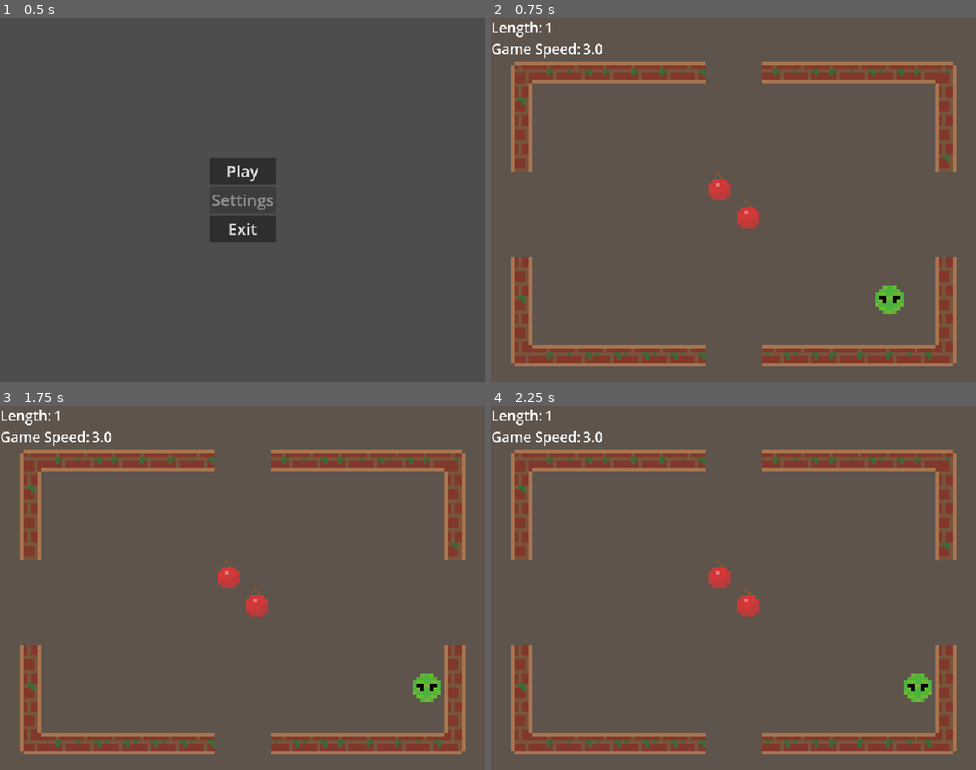
Above: before the commit, frames 1-4 (two rows, left to right).
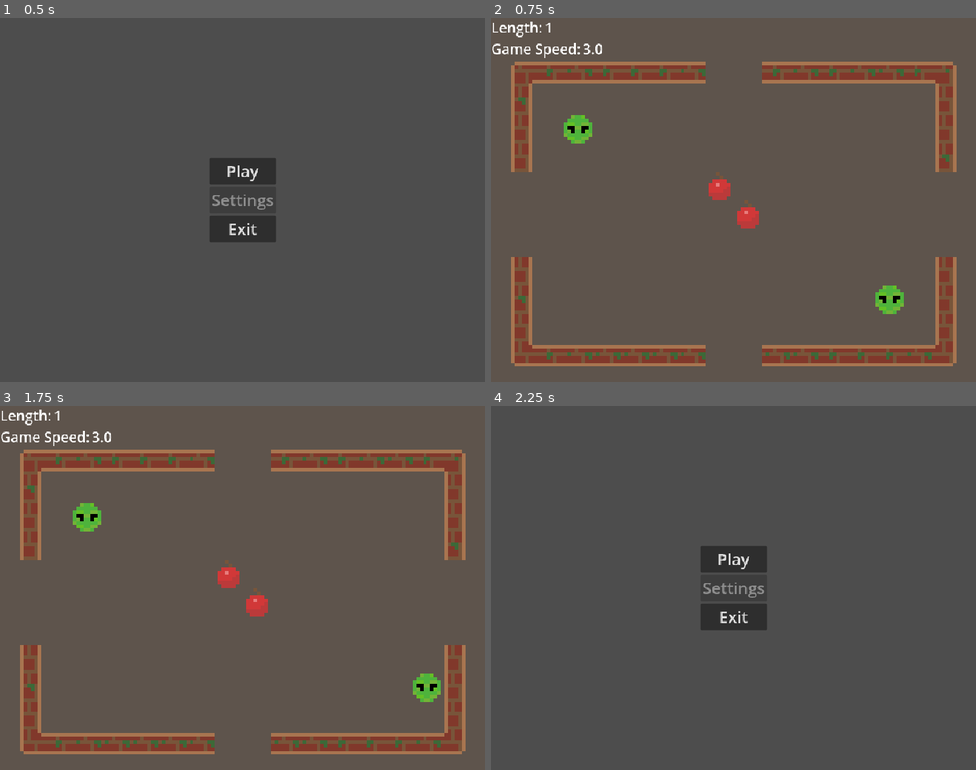
Above: after the commit, the same moments.

Repository: Dinozor/multi-snake
Game: Godot game, scene res://ui/main_menu.tscn
Same seed, same stepped clock (60 frames per second), same inputs: the game is played once before the commit and once after it.
Inputs (mouse positions are in pixels of both pictures, inside the frame that each line leads up to):
- Up to frame 1 (0.5 s): no input
- Up to frame 2 (0.75 s): click "Play" at 0.5 s
- Up to frame 3 (1.75 s): tap Enter (ui_accept) at 1.25, 1.35, 1.52 s; move the mouse to (349, 569) at 1.27 s; hold D (right) from 1.28 s (still down); click (349, 569) at 1.42 s
- Up to frame 4 (2.25 s): tap Enter (ui_accept) at 1.82 s; release D (right) at 2 s; click (689, 624) at 2 s, where only the run after the commit has a clickable "Main Menu"

Frame 1 is identical in both runs. In frame 2, 0.4% of the frame differs, in the area x 15-21%, y 26-35%; in frame 3, 0.4%; in frame 4, 18%, in the area x 0-96%, y 1-96%.

Commit message:
Full game loop and keyboar/controller support

Diff:
--- a/core/map.gd
+++ b/core/map.gd
@@ -10,7 +10,7 @@
 }
 
 @export var map_size: Vector2i = Vector2i.ZERO
-@export var _map: TileMapLayer
+@export var _map: SceneTileMapLayer
 @export var _snake_layer: TileMapLayer
 @export var source_id: int = 0
 @export var food_index: Vector2i
@@ -21,7 +21,6 @@
 
 func _ready() -> void:
 	assert(_map)
-	#food_spawn_timer.timeout.connect(_on_food_spawn_timer_timeout)
 	_map_size_center_r = map_size / 2
 
 
@@ -46,6 +45,25 @@
 	return null
 
 
+func _process(_delta: float) -> void:
+	if Input.is_mouse_button_pressed(MOUSE_BUTTON_LEFT):
+		pass
+	if Input.is_mouse_button_pressed(MOUSE_BUTTON_RIGHT):
+		delete_clicket_tile()
+
+
+func delete_clicket_tile():
+	var clicked_cell = _map.local_to_map(_map.get_local_mouse_position())
+	_map.set_cell(clicked_cell)
+
+
+func get_scene(pos: Vector2i) -> CoinObject:
+	var node := _map.get_cell_scene(pos)
+	if node is CoinObject:
+		return node
+	return null
+
+
 func add_object(obj: MapObject, pos: Vector2i) -> void:
 	_map.set_cell(pos, obj.tileset_index, obj.tile_coordinate)
 
@@ -65,38 +83,3 @@
 	var x := randi_range(-_map_size_center_r.x, _map_size_center_r.x)
 	var y := randi_range(-_map_size_center_r.y, _map_size_center_r.y)
 	return Vector2i(x, y)
-
-#func remove_food(pos: Vector2i) -> bool:
-	#if not is_food(pos):
-		#return false
-	#_map.set_cell(pos)
-	#return true
-
-
-#func add_food(pos: Vector2i) -> void:
-	#_map.set_cell(pos, source_id, food_index)
-
-
-#func is_wall(pos: Vector2i) -> bool:
-	#var data = _map.get_cell_tile_data(pos)
-	#if data:
-		#var map_object = data.get_custom_data(object_layer_name)
-		#return map_object is Wall
-	#return false
-
-
-#func is_food(pos: Vector2i) -> bool:
-	#var data = _map.get_cell_tile_data(pos)
-	#if data:
-		#var map_object = data.get_custom_data(object_layer_name)
-		#return map_object is Food
-	#return false
-
-
-#func spawn_random_food() -> void:
-	#var x := randi_range(-_map_size_center_r.x, _map_size_center_r.x)
-	#var y := randi_range(-_map_size_center_r.y, _map_size_center_r.y)
-	#add_food(Vector2i(x, y))
-
-#func _on_food_spawn_timer_timeout() -> void:
-	#spawn_random_food()
--- /dev/null
+++ b/core/objects/coin.gd
@@ -0,0 +1,31 @@
+class_name CoinObject
+extends Node2D
+
+#extends MapObject
+
+
+@export var size_increase: int = 1
+@export var remove_on_collide: bool = true
+
+
+func _ready() -> void:
+	pass
+	#var timer = get_tree().create_timer(3.0)
+	#timer.timeout.connect(_self_free)
+
+
+func collided(_pos: Vector2i, snake: Snake, _map: Map) -> void:
+	snake.increase_size(size_increase)
+	if remove_on_collide:
+		_map.remove_object(position)
+
+
+func _unhandled_input(event: InputEvent) -> void:
+	if event.is_action_released("ui_accept"):
+		position += Vector2(20, 0)
+
+
+func _self_free() -> void:
+	pass
+	#position += Vector2(10.0, 10.0)
+	#queue_free()
--- /dev/null
+++ b/core/objects/coin.tscn
@@ -0,0 +1,14 @@
+[gd_scene load_steps=4 format=3 uid="uid://7xjtp68ubely"]
+
+[ext_resource type="Script" uid="uid://libvuv8j5vv2" path="res://core/objects/coin.gd" id="1_jceia"]
+[ext_resource type="Texture2D" uid="uid://cb0e3la23ytub" path="res://levels/basic_level/snake_tiles_8x8.png" id="1_ljxjh"]
+
+[sub_resource type="AtlasTexture" id="AtlasTexture_jceia"]
+atlas = ExtResource("1_ljxjh")
+region = Rect2(24, 24, 8, 8)
+
+[node name="Coin" type="Node2D"]
+script = ExtResource("1_jceia")
+
+[node name="Sprite2D" type="Sprite2D" parent="."]
+texture = SubResource("AtlasTexture_jceia")
--- /dev/null
+++ b/core/scene_tile_map_layer.gd
@@ -0,0 +1,27 @@
+extends TileMapLayer
+class_name SceneTileMapLayer
+
+
+const META_NAME = &"tile_coords"
+
+var scene_coords: Dictionary[Vector2i, Node] = {}
+
+
+func _enter_tree() -> void:
+	child_entered_tree.connect(_register_child)
+	child_exiting_tree.connect(_unregister_child)
+
+
+func _register_child(child: Node2D) -> void:
+	await child.ready
+	var coords = local_to_map(to_local(child.global_position))
+	scene_coords[coords] = child
+	child.set_meta(META_NAME, coords)
+
+
+func _unregister_child(child: Node2D) -> void:
+	scene_coords.erase(child.get_meta(META_NAME))
+
+
+func get_cell_scene(coords: Vector2i) -> Node:
+	return scene_coords.get(coords, null)
--- a/core/snake.gd
+++ b/core/snake.gd
@@ -78,6 +78,9 @@
 	died.emit()
 
 
+func is_moving() -> bool:
+	return _next_direction != Vector2i.ZERO
+
 func _update_new_direction() -> void:
 	if _next_direction.x == 0:
 		_direction.x = _next_direction.x
--- a/core/snake_controller.gd
+++ b/core/snake_controller.gd
@@ -4,6 +4,8 @@
 @export var snake_tileset_index: int = 0
 @export var snake_head_tile: Vector2i
 @export var snake_body_tile: Vector2i
+@export var is_keyboard: bool = true
+@export var device_id: int = 0
 
 var _snake: Snake
 var _event_bus: EventBus = EventBus
@@ -21,10 +23,24 @@
 	_snake.head_texture_tile = snake_head_tile
 	_event_bus.emit_snake_spawned(_snake)
 	set_process_unhandled_input(true)
+	_snake.died.connect(_on_snake_died)
 
 
 func _unhandled_input(event: InputEvent) -> void:
-	if event.is_action_pressed(&"up"):
+	if event.device != device_id:
+		return
+	if is_keyboard:
+		if not (event is InputEventKey):
+			return
+	else:
+		if event is InputEventKey:
+			return
+
+	#if event is InputEventKey:
+		#if event.pressed and event.keycode == KEY_ESCAPE:
+			#get_tree().quit()
+
+	if event.is_action(&"up"):
 		_snake.change_dir(Vector2i.UP)
 	elif event.is_action(&"down"):
 		_snake.change_dir(Vector2i.DOWN)
@@ -32,3 +48,6 @@
 		_snake.change_dir(Vector2i.LEFT)
 	elif event.is_action(&"right"):
 		_snake.change_dir(Vector2i.RIGHT)
+
+func _on_snake_died() -> void:
+	set_process_unhandled_input(false)
--- a/levels/basic_level/basic_level.gd
+++ b/levels/basic_level/basic_level.gd
@@ -54,6 +54,7 @@
 	_map.add_snake(snake)
 	snake.snake_moved.connect(_on_snake_moved.bind(snake))
 	snake.damaged.connect(_on_snake_damaged.bind(snake))
+	snake.died.connect(_on_snake_died.bind(snake))
 	snake.size_changed.connect(_on_snake_size_changed.bind(snake))
 	_snakes.push_back(snake)
 
@@ -72,6 +73,8 @@
 
 
 func _check_snake_collissions(snake: Snake) -> void:
+	if not snake.is_moving():
+		return
 	var head := snake.calculate_next_position()
 	if _map.is_snake(head):
 		snake.damage()
@@ -80,6 +83,12 @@
 func _on_snake_damaged(snake: Snake) -> void:
 	_event_bus.emit_snake_damaged(snake)
 	snake.stop()
+	snake.die()
+
+
+func _on_snake_died(snake: Snake) -> void:
+	snake.stop()
+	_event_bus.emit_snake_died(snake)
 
 
 func _on_snake_size_changed(size_change: int, snake: Snake) -> void:
--- a/levels/basic_level/basic_level.tres
+++ b/levels/basic_level/basic_level.tres
@@ -1,9 +1,10 @@
-[gd_resource type="TileSet" load_steps=6 format=3 uid="uid://bsh0dufafcqud"]
+[gd_resource type="TileSet" load_steps=8 format=3 uid="uid://bsh0dufafcqud"]
 
 [ext_resource type="Resource" uid="uid://bwj7qrd7i1dlt" path="res://resources/cherry.tres" id="1_achki"]
 [ext_resource type="Resource" uid="uid://c5dj463fb8ftb" path="res://resources/brick_wall.tres" id="1_jkgjo"]
 [ext_resource type="Resource" uid="uid://bpqtpbbtg23ei" path="res://resources/mirror_teleport.tres" id="2_6h2pf"]
 [ext_resource type="Texture2D" uid="uid://cb0e3la23ytub" path="res://levels/basic_level/snake_tiles_8x8.png" id="2_achki"]
+[ext_resource type="PackedScene" uid="uid://7xjtp68ubely" path="res://core/objects/coin.tscn" id="5_ohp32"]
 
 [sub_resource type="TileSetAtlasSource" id="TileSetAtlasSource_6h2pf"]
 texture = ExtResource("2_achki")
@@ -65,8 +66,12 @@
 7:3/0 = 0
 7:3/0/custom_data_0 = ExtResource("2_6h2pf")
 
+[sub_resource type="TileSetScenesCollectionSource" id="TileSetScenesCollectionSource_ufvac"]
+scenes/1/scene = ExtResource("5_ohp32")
+
 [resource]
 tile_size = Vector2i(8, 8)
 custom_data_layer_0/name = "objects"
 custom_data_layer_0/type = 24
 sources/0 = SubResource("TileSetAtlasSource_6h2pf")
+sources/1 = SubResource("TileSetScenesCollectionSource_ufvac")
--- a/levels/basic_level/basic_level.tscn
+++ b/levels/basic_level/basic_level.tscn
@@ -1,9 +1,10 @@
-[gd_scene load_steps=9 format=4 uid="uid://btx75apydijlp"]
+[gd_scene load_steps=10 format=4 uid="uid://btx75apydijlp"]
 
 [ext_resource type="Script" uid="uid://ui1kaj2yuo7x" path="res://levels/basic_level/basic_level.gd" id="1_7ko8y"]
 [ext_resource type="Script" uid="uid://ttf8w6ld41nf" path="res://core/map.gd" id="2_jxqax"]
 [ext_resource type="Script" uid="uid://3jmxkgk2u0y4" path="res://core/snake_controller.gd" id="3_h6lqb"]
 [ext_resource type="TileSet" uid="uid://bsh0dufafcqud" path="res://levels/basic_level/basic_level.tres" id="3_jxqax"]
+[ext_resource type="Script" uid="uid://kl8j4i5obuy2" path="res://core/scene_tile_map_layer.gd" id="5_3mfs5"]
 [ext_resource type="Script" uid="uid://brksyhsunayx6" path="res://core/snake_layer.gd" id="5_nyqwc"]
 [ext_resource type="PackedScene" uid="uid://cdn1d2g20ncgm" path="res://ui/hud.tscn" id="6_ylr87"]
 [ext_resource type="Script" uid="uid://bwn38kiep5yaq" path="res://levels/basic_level/object_spawner.gd" id="7_qoumo"]
@@ -28,6 +29,12 @@
 snake_head_tile = Vector2i(0, 3)
 snake_body_tile = Vector2i(1, 3)
 
+[node name="Snake2" type="Node" parent="."]
+script = ExtResource("3_h6lqb")
+snake_head_tile = Vector2i(0, 3)
+snake_body_tile = Vector2i(1, 3)
+is_keyboard = false
+
 [node name="Map" type="Node2D" parent="." node_paths=PackedStringArray("_map", "_snake_layer")]
 script = ExtResource("2_jxqax")
 map_size = Vector2i(13, 8)
@@ -42,6 +49,8 @@
 [node name="ObjectsMapLayer" type="TileMapLayer" parent="Map"]
 tile_map_data = PackedByteArray("AAD+//v/AAABAAAAAAD+/wUAAAABAAAAAAD+//r/AAAHAAMAAAAAAPr/AAAHAAMAAAAHAP7/AAAAAAEAAAD3// …(1520 unchanged characters)…
 tile_set = ExtResource("3_jxqax")
+script = ExtResource("5_3mfs5")
+metadata/_custom_type_script = ExtResource("5_3mfs5")
 
 [node name="SnakeLayer" type="TileMapLayer" parent="Map"]
 tile_map_data = PackedByteArray("AAD3//r/AAAHAAMAAAD3//v/AAAHAAMAAAD3//z/AAAHAAMAAAD3//3/AAAHAAMAAAD3//7/AAAHAAMAAAD3/w …(848 unchanged characters)…
--- a/project.godot
+++ b/project.godot
@@ -32,21 +32,31 @@
 left={
 "deadzone": 0.2,
 "events": [Object(InputEventKey,"resource_local_to_scene":false,"resource_name":"","device":-1,"window_id":0,"alt_press …(191 unchanged characters)…
+, Object(InputEventJoypadButton,"resource_local_to_scene":false,"resource_name":"","device":-1,"button_index":13,"pressure":0.0,"pressed":true,"script":null)
 ]
 }
 right={
 "deadzone": 0.2,
 "events": [Object(InputEventKey,"resource_local_to_scene":false,"resource_name":"","device":-1,"window_id":0,"alt_press …(192 unchanged characters)…
+, Object(InputEventJoypadButton,"resource_local_to_scene":false,"resource_name":"","device":-1,"button_index":14,"pressure":0.0,"pressed":true,"script":null)
 ]
 }
 up={
 "deadzone": 0.2,
 "events": [Object(InputEventKey,"resource_local_to_scene":false,"resource_name":"","device":-1,"window_id":0,"alt_press …(192 unchanged characters)…
+, Object(InputEventJoypadButton,"resource_local_to_scene":false,"resource_name":"","device":-1,"button_index":11,"pressure":0.0,"pressed":true,"script":null)
+, Object(InputEventJoypadMotion,"resource_local_to_scene":false,"resource_name":"","device":-1,"axis":1,"axis_value":-1.0,"script":null)
 ]
 }
 down={
 "deadzone": 0.2,
 "events": [Object(InputEventKey,"resource_local_to_scene":false,"resource_name":"","device":-1,"window_id":0,"alt_press …(192 unchanged characters)…
+, Object(InputEventJoypadButton,"resource_local_to_scene":false,"resource_name":"","device":-1,"button_index":12,"pressure":0.0,"pressed":true,"script":null)
+]
+}
+accept={
+"deadzone": 0.2,
+"events": [Object(InputEventJoypadButton,"resource_local_to_scene":false,"resource_name":"","device":-1,"button_index":0,"pressure":0.0,"pressed":true,"script":null)
 ]
 }
 
--- a/ui/hud.gd
+++ b/ui/hud.gd
@@ -1,15 +1,24 @@
 extends Control
 
+const MAIN_MENU_PATH = "res://ui/main_menu.tscn"
 
 var _event_bus: EventBus = EventBus
 
 @onready var _length: Label = %LenghtValue
 @onready var _game_speed_value: Label = %GameSpeedValue
+@onready var game_over_panel: PanelContainer = %GameOverPanel
+@onready var main_menu_button: Button = %MainMenuButton
+@onready var play_again_button: Button = %PlayAgainButton
 
 
 func _ready() -> void:
+	game_over_panel.hide()
 	_event_bus.snake_changed.connect(_on_snake_changed)
 	_event_bus.game_speed_changed.connect(_on_game_speed_changed)
+	_event_bus.snake_died.connect(_on_snake_died)
+
+	main_menu_button.pressed.connect(_on_main_menu_button_pressed)
+	play_again_button.pressed.connect(_on_play_again_button_pressed)
 
 
 func _on_snake_changed(snake: Snake, _size_changed: int) -> void:
@@ -18,3 +27,15 @@
 
 func _on_game_speed_changed(new_speed: float) -> void:
 	_game_speed_value.text = str(new_speed)
+
+
+func _on_snake_died(_snake: Snake) -> void:
+	game_over_panel.show()
+
+
+func _on_main_menu_button_pressed() -> void:
+	get_tree().change_scene_to_file(MAIN_MENU_PATH)
+
+
+func _on_play_again_button_pressed() -> void:
+	get_tree().reload_current_scene()
--- a/ui/hud.tscn
+++ b/ui/hud.tscn
@@ -1,6 +1,6 @@
 [gd_scene load_steps=3 format=3 uid="uid://cdn1d2g20ncgm"]
 
-[ext_resource type="Theme" uid="uid://dqjc75de0xc2f" path="res://ui/snake.tres" id="1_276te"]
+[ext_resource type="Theme" uid="uid://dqjc75de0xc2f" path="res://ui/main.tres" id="1_276te"]
 [ext_resource type="Script" uid="uid://cvf1ivubh48nv" path="res://ui/hud.gd" id="1_rbyyf"]
 
 [node name="Hud" type="Control"]
@@ -41,3 +41,43 @@
 unique_name_in_owner = true
 layout_mode = 2
 text = "1"
+
+[node name="GameOverPanel" type="PanelContainer" parent="."]
+unique_name_in_owner = true
+custom_minimum_size = Vector2(400, 200)
+layout_mode = 1
+anchors_preset = 8
+anchor_left = 0.5
+anchor_top = 0.5
+anchor_right = 0.5
+anchor_bottom = 0.5
+offset_left = -200.0
+offset_top = -100.0
+offset_right = 200.0
+offset_bottom = 100.0
+grow_horizontal = 2
+grow_vertical = 2
+
+[node name="VBoxContainer" type="VBoxContainer" parent="GameOverPanel"]
+layout_mode = 2
+
+[node name="GameOverLabel" type="Label" parent="GameOverPanel/VBoxContainer"]
+layout_mode = 2
+size_flags_vertical = 6
+text = "Game over"
+horizontal_alignment = 1
+vertical_alignment = 1
+
+[node name="HBoxContainer" type="HBoxContainer" parent="GameOverPanel/VBoxContainer"]
+layout_mode = 2
+alignment = 1
+
+[node name="MainMenuButton" type="Button" parent="GameOverPanel/VBoxContainer/HBoxContainer"]
+unique_name_in_owner = true
+layout_mode = 2
+text = "Main Menu"
+
+[node name="PlayAgainButton" type="Button" parent="GameOverPanel/VBoxContainer/HBoxContainer"]
+unique_name_in_owner = true
+layout_mode = 2
+text = "Play again"
--- a/ui/main_menu.tscn
+++ b/ui/main_menu.tscn
@@ -1,6 +1,6 @@
 [gd_scene load_steps=3 format=3 uid="uid://me7klkfacpns"]
 
-[ext_resource type="Theme" uid="uid://dqjc75de0xc2f" path="res://ui/snake.tres" id="1_0dkrt"]
+[ext_resource type="Theme" uid="uid://dqjc75de0xc2f" path="res://ui/main.tres" id="1_0dkrt"]
 [ext_resource type="Script" uid="uid://77myd02xbs8w" path="res://ui/main_menu.gd" id="1_t7e0r"]
 
 [node name="MainMenu" type="Control"]
@@ -39,6 +39,10 @@
 layout_mode = 2
 text = "Exit"
 
+[node name="LocalMenu" type="VBoxContainer" parent="CenterContainer"]
+visible = false
+layout_mode = 2
+
 [node name="MultiplayerMenuVBox" type="VBoxContainer" parent="CenterContainer"]
 visible = false
 layout_mode = 2
Not shown, added: core/objects/coin.gd.uid
Not shown, added: core/scene_tile_map_layer.gd.uid
Renamed: ui/snake.tres -> ui/main.tres
